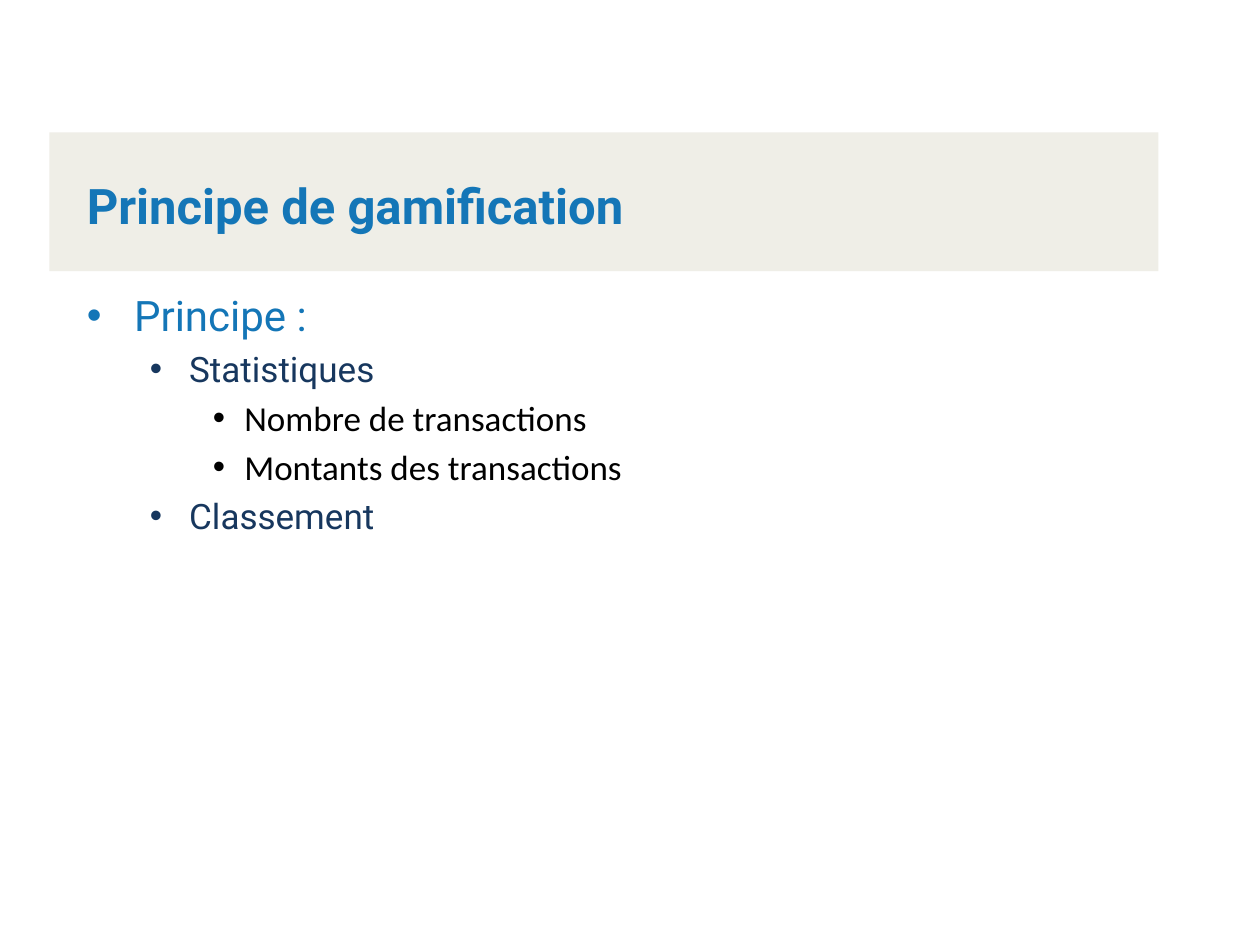
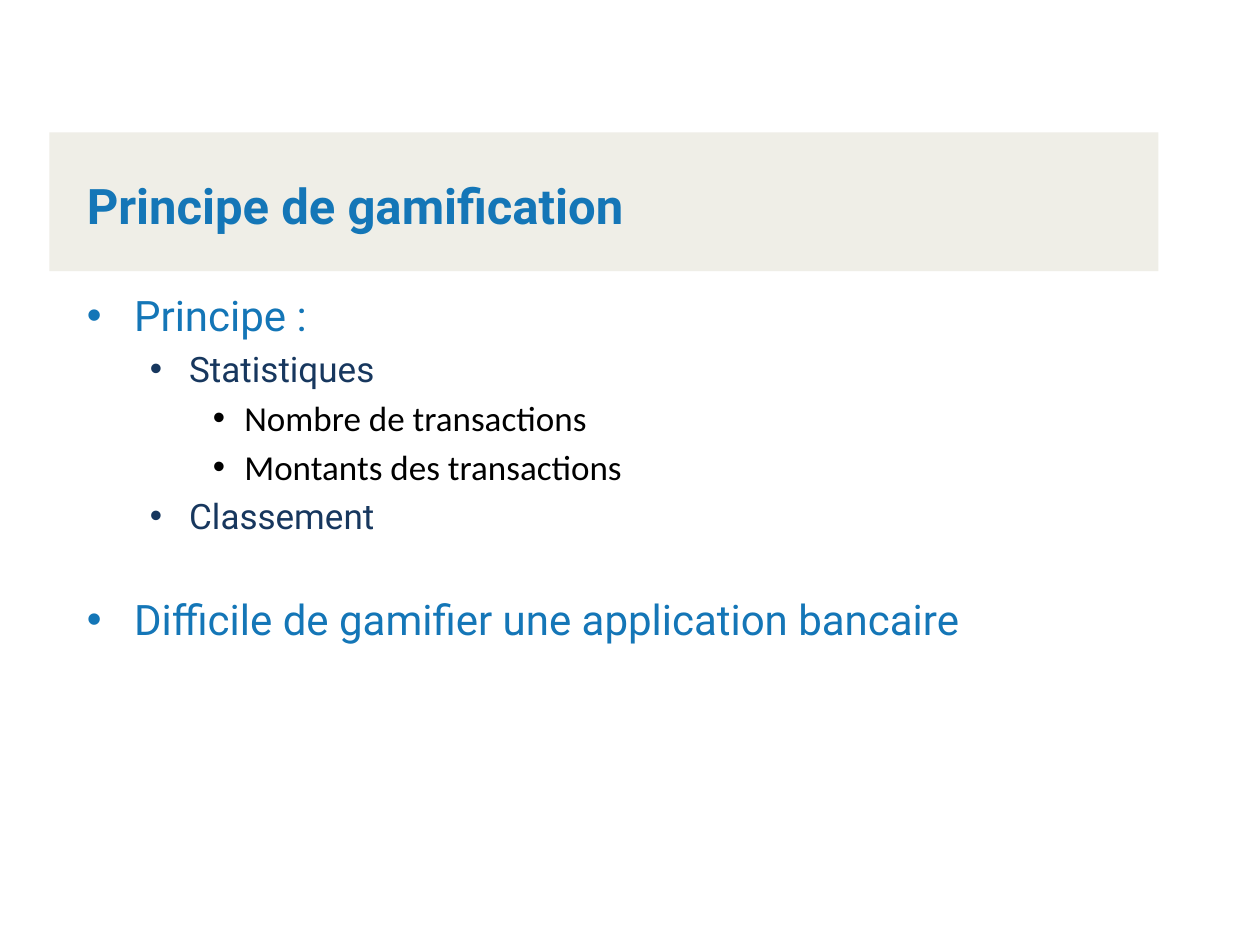
Before and after one commit to Kboris20/ProjetTechno, a slide deck: slide 11 of Présentation/PresentationClientsComptes-KlettGutierrezVoirolSchneider.pptx. Drawn at 1260x945 pixels with LibreOffice and Linux fonts; fonts in the diff are those of the drawing; background and template pictures are left out. Boxes give left, top, right and bottom in pixels: in the first picture for what was removed or moved away, otherwise in the second. Text is boxed around its words. In the diff, an @@ line names an element or a change of style, - is before the commit and + after.

```diff
--- a/Présentation/PresentationClientsComptes-KlettGutierrezVoirolSchneider.pptx
+++ b/Présentation/PresentationClientsComptes-KlettGutierrezVoirolSchneider.pptx
@@ text at (x1=134, y1=603, x2=959, y2=644): paragraph added @@
+• Difficile de gamifier une application bancaire
```
Also in this commit, not shown: 3 other slides changed.
